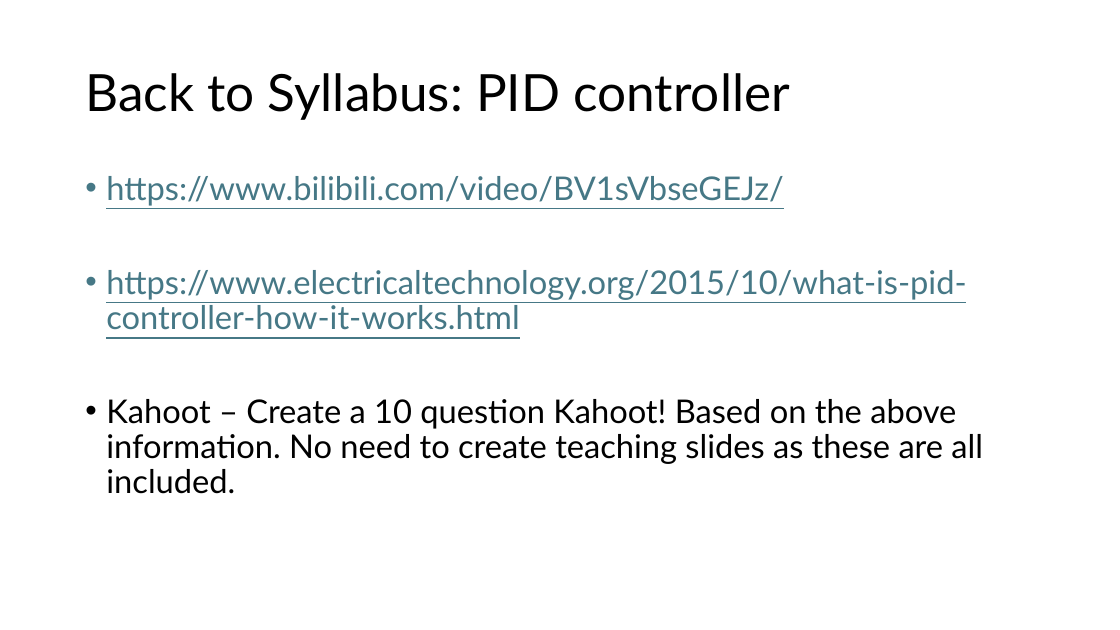
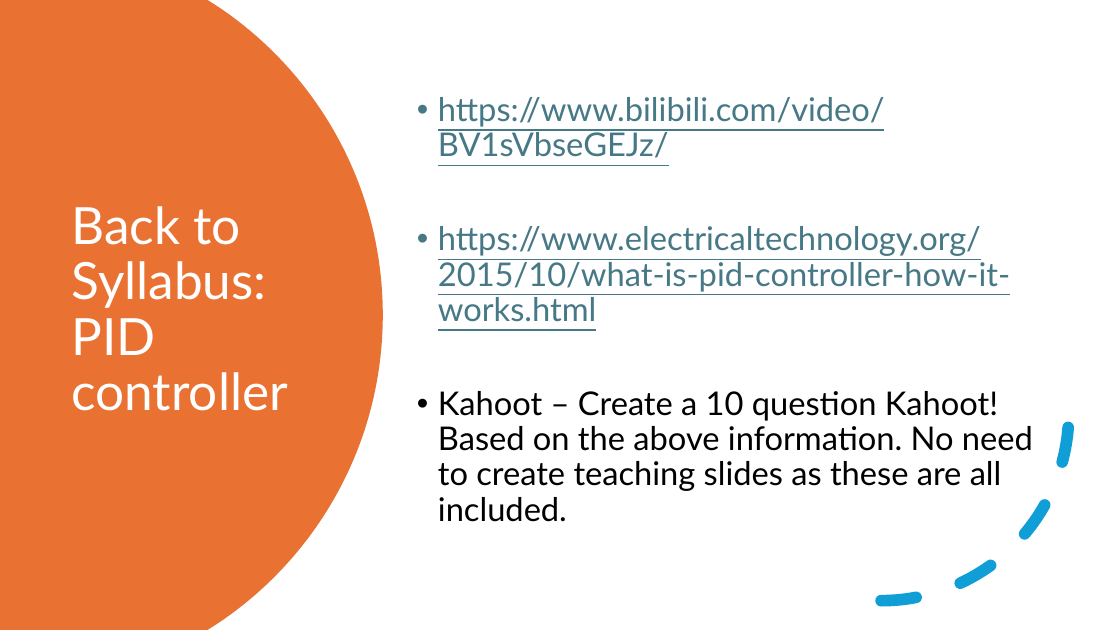
Before and after one commit to JLNU-EETC3433/courseware, a slide deck: slide 11 of 20241105-lesson7.pptx (slide 10 before the commit). Drawn at 1120x630 pixels with LibreOffice and Linux fonts; fonts in the diff are those of the drawing. Boxes give left, top, right and bottom in pixels: in the first picture for what was removed or moved away, otherwise in the second. Text is boxed around its words. In the diff, an @@ line names an element or a change of style, - is before the commit and + after.

```diff
--- a/20241105-lesson7.pptx
+++ b/20241105-lesson7.pptx
@@ freeform shape added at box(0, 0, 383, 630), fill #E97132 @@
@@ text "https://www.bilibili.com/video/BV1sVbseGEJz/": place and size @@
-text "https://www.bilibili.com/video/BV1sVbseGEJz/" at box(106, 176, 983, 494)
+text "https://www.bilibili.com/video/BV1sVbseGEJz/" at box(438, 97, 1033, 522)
@@ text "https://www.bilibili.com/video/BV1sVbseGEJz/" at box(438, 97, 1033, 522): vertical alignment top to middle @@
@@ title "Back to Syllabus: PID controller": place and size @@
-title "Back to Syllabus: PID controller" at box(85, 73, 790, 120)
+title "Back to Syllabus: PID controller" at box(71, 206, 288, 411)
@@ title "Back to Syllabus: PID controller" at box(71, 206, 288, 411): text colour #000000 to #FFFFFF @@
@@ arc (boxed as its full ellipse) added at box(694, 226, 1070, 602), outline #0F9ED5 10 pt dashed @@
```
Also in this commit, not shown: 2 other slides changed, 1 slide added, 1 other file.
